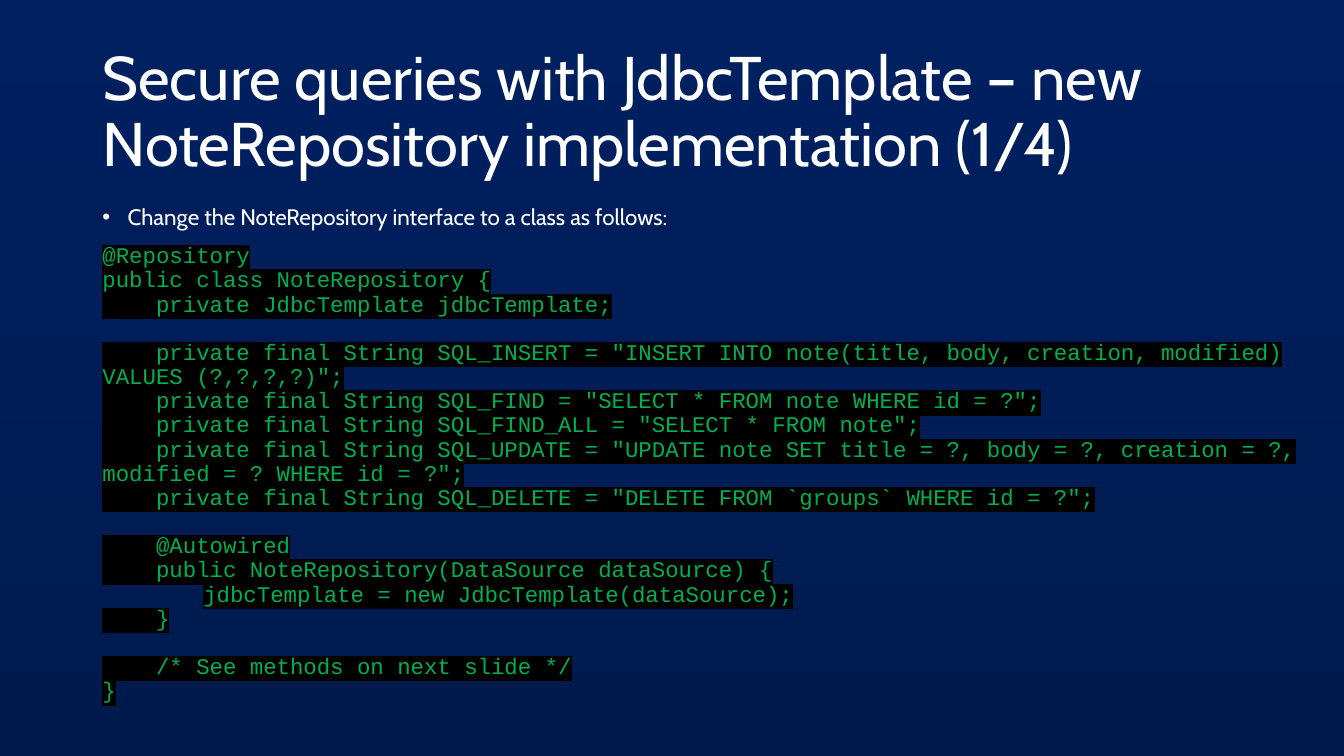
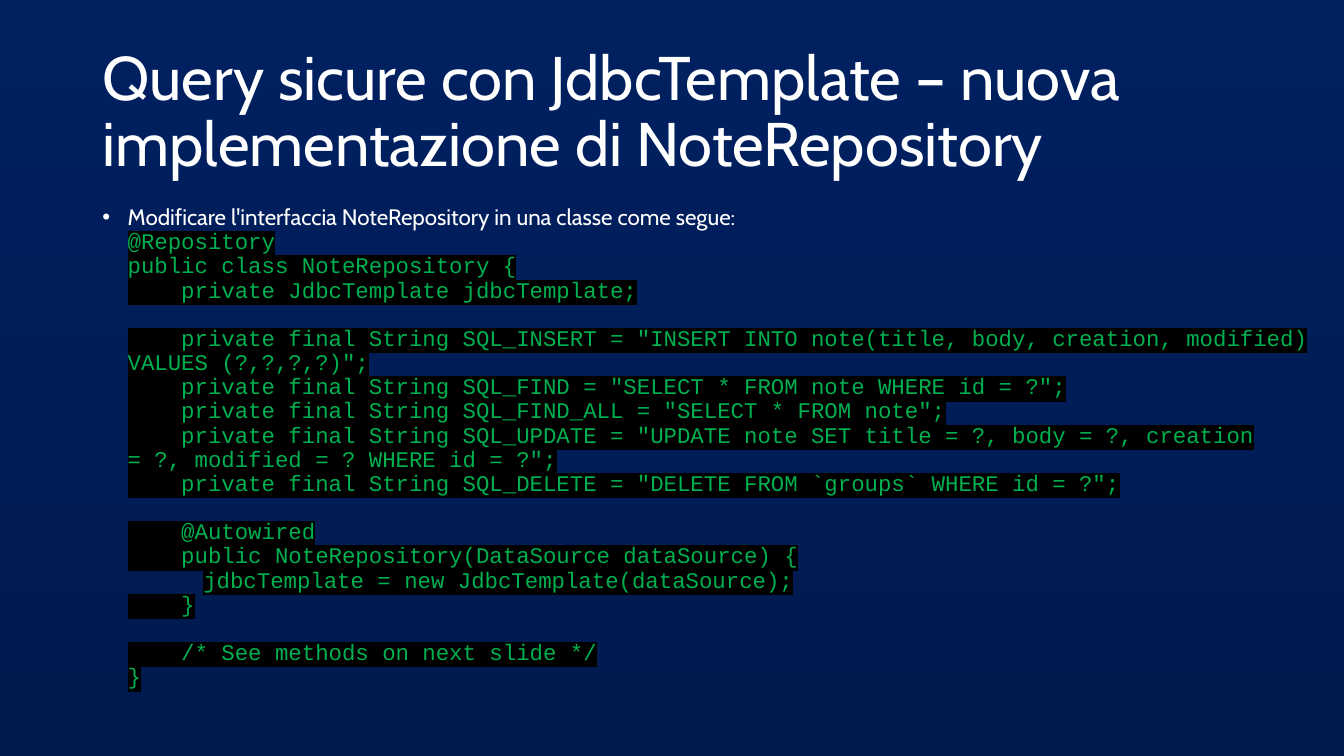
Before and after one commit to AlessandroS94/corso_21122022, a slide deck: slide 8 of Day 4/slide/Spring JDBC.pptx. Drawn at 1344x756 pixels with LibreOffice and Linux fonts; fonts in the diff are those of the drawing. Boxes give left, top, right and bottom in pixels: in the first picture for what was removed or moved away, otherwise in the second. Text is boxed around its words. In the diff, an @@ line names an element or a change of style, - is before the commit and + after.

```diff
--- a/Day 4/slide/Spring JDBC.pptx
+++ b/Day 4/slide/Spring JDBC.pptx
@@ title at bbox=[102, 53, 1120, 180]: text changed @@
-Secure queries with JdbcTemplate – new NoteRepository implementation (1/4)
+Query sicure con JdbcTemplate – nuova implementazione di NoteRepository
@@ text at bbox=[128, 208, 1307, 661]: text changed @@
-• Change the NoteRepository interface to a class as follows:
-@Repository
-public class NoteRepository {
-private JdbcTemplate jdbcTemplate;
-private final String SQL_INSERT = "INSERT INTO note(title, body, creation, modified) VALUES (?,?,?,?)";
-private final String SQL_FIND = "SELECT * FROM note WHERE id = ?";
-private final String SQL_FIND_ALL = "SELECT * FROM note";
-private final String SQL_UPDATE = "UPDATE note SET title = ?, body = ?, creation = ?, modified = ? WHERE id = ?";
-private final String SQL_DELETE = "DELETE FROM `groups` WHERE id = ?";
-@Autowired
-public NoteRepository(DataSource dataSource) {
-jdbcTemplate = new JdbcTemplate(dataSource);
-}
-/* See methods on next slide */
-}
+• Modificare l'interfaccia NoteRepository in una classe come segue:
+  @Repository
+  public class NoteRepository {
+  private JdbcTemplate jdbcTemplate;
+  private final String SQL_INSERT = "INSERT INTO note(title, body, creation, modified) VALUES (?,?,?,?)";
+  private final String SQL_FIND = "SELECT * FROM note WHERE id = ?";
+  private final String SQL_FIND_ALL = "SELECT * FROM note";
+  private final String SQL_UPDATE = "UPDATE note SET title = ?, body = ?, creation = ?, modified = ? WHERE id = ?";
+  private final String SQL_DELETE = "DELETE FROM `groups` WHERE id = ?";
+  @Autowired
+  public NoteRepository(DataSource dataSource) {
+  jdbcTemplate = new JdbcTemplate(dataSource);
+  }
+  /* See methods on next slide */
+  }
```
Also in this commit, not shown: 24 other slides changed, 7 other files.
